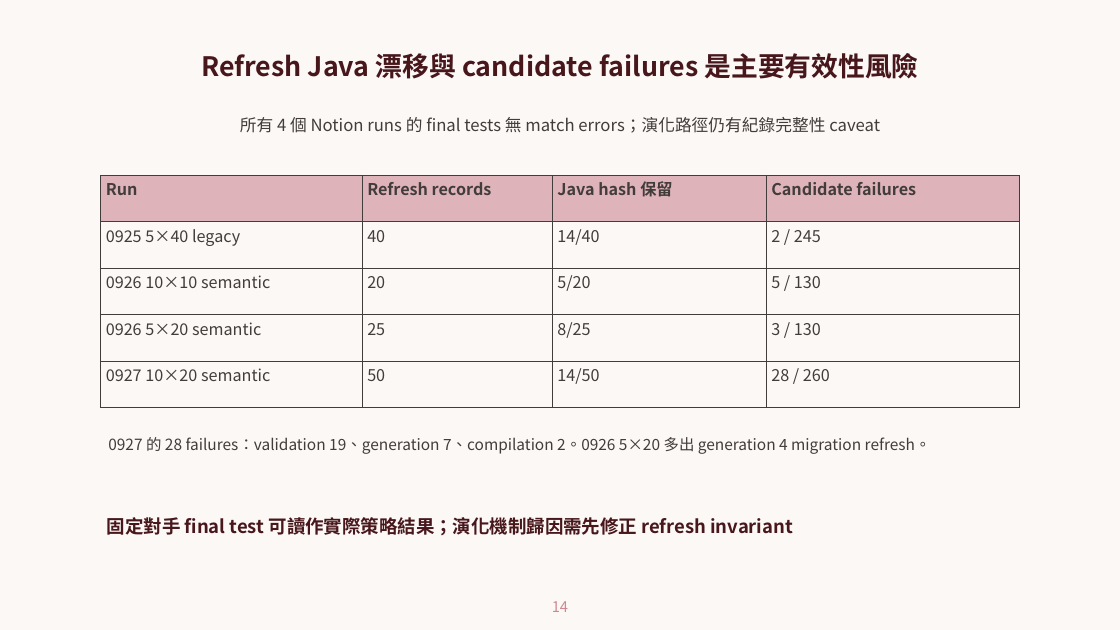
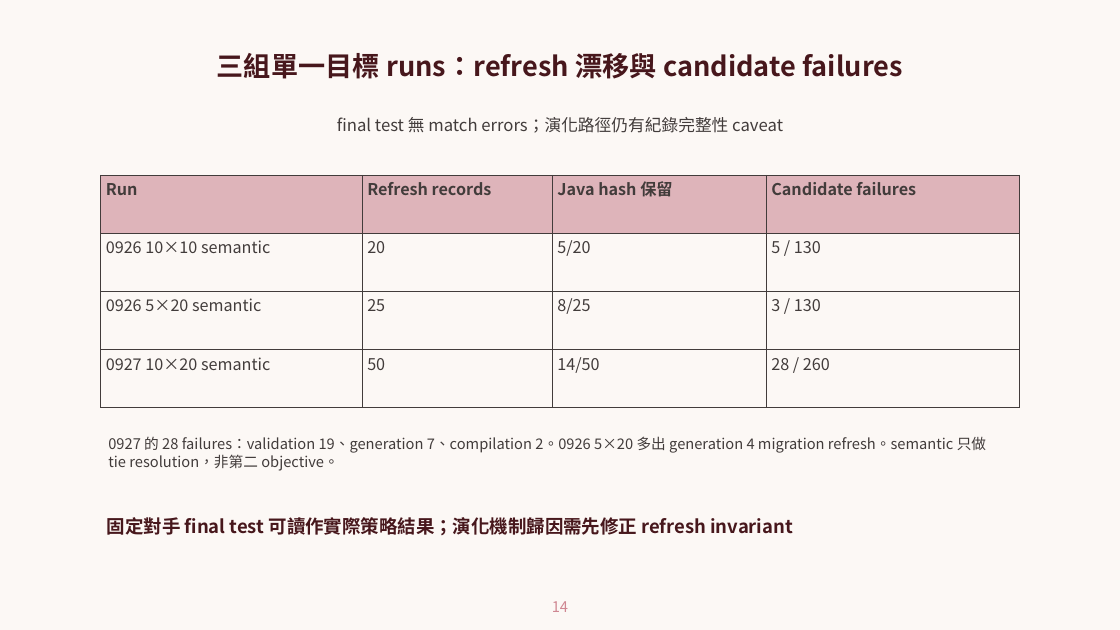
Before and after one commit to sophie8909/EAGLE, a slide deck: slide 14 of Meeting/20261001_self_play/20261001_verified.pptx. Drawn at 1120x630 pixels with LibreOffice and Linux fonts; fonts in the diff are those of the drawing; background and template pictures are left out. Boxes give left, top, right and bottom in pixels: in the first picture for what was removed or moved away, otherwise in the second. Text is boxed around its words. In the diff, an @@ line names an element or a change of style, - is before the commit and + after.

Commit message:
docs: refine single-objective experiment comparisons

```diff
--- a/Meeting/20261001_self_play/20261001_verified.pptx
+++ b/Meeting/20261001_self_play/20261001_verified.pptx
@@ text at [217,53,902,79]: text changed; size 30 to 30.4 pt @@
-Refresh Java 漂移與 candidate failures 是主要有效性風險
+三組單一目標 runs：refresh 漂移與 candidate failures
@@ text at [337,117,783,133]: text changed @@
-所有 4 個 Notion runs 的 final tests 無 match errors；演化路徑仍有紀錄完整性 caveat
+final test 無 match errors；演化路徑仍有紀錄完整性 caveat
@@ table at [100,175,1020,407] @@
-row 2: 0925 5×40 legacy | 40 | 14/40 | 2 / 245
@@ text at [108,436,986,471]: text changed; size 17.2 to 16.4 pt @@
-0927 的 28 failures：validation 19、generation 7、compilation 2。0926 5×20 多出 generation 4 migration refresh。
+0927 的 28 failures：validation 19、generation 7、compilation 2。0926 5×20 多出 generation 4 migration refresh。semantic 只做 tie resolution，非第二 objective。
```
Also in this commit, not shown: 9 other slides changed, 3 other files.
